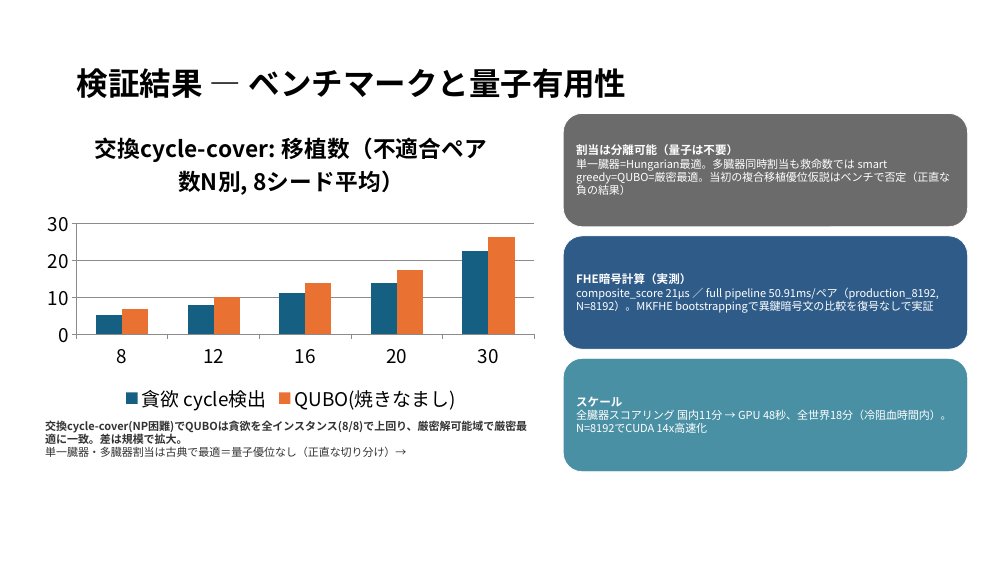
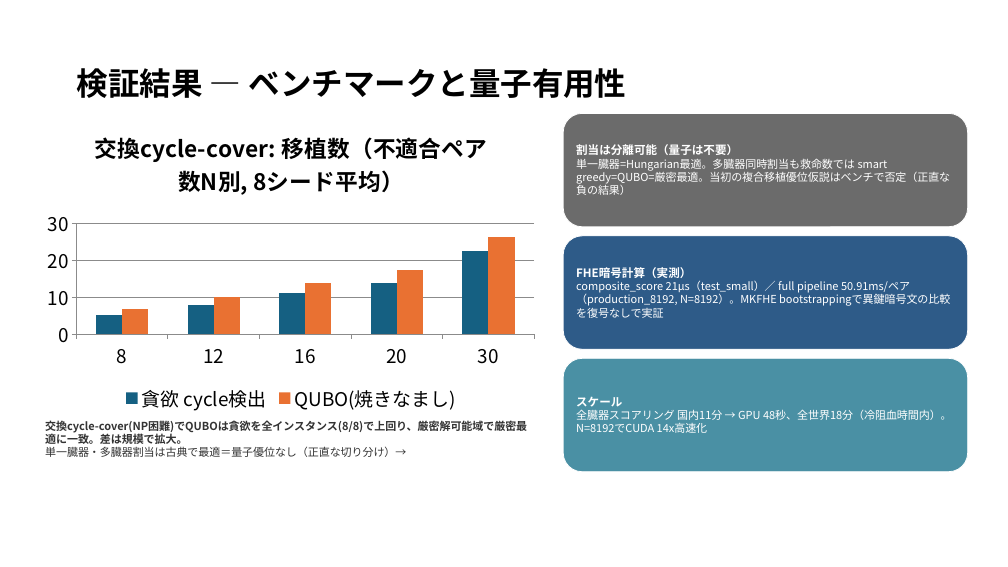
Before and after one commit to Ryujiyasu/niobi, a slide deck: slide 9 of docs/submission/summary_official.pptx. Drawn at 1008x567 pixels with LibreOffice and Linux fonts; fonts in the diff are those of the drawing. Boxes give left, top, right and bottom in pixels: in the first picture for what was removed or moved away, otherwise in the second. Text is boxed around its words. In the diff, an @@ line names an element or a change of style, - is before the commit and + after.

Commit message:
fix: レビュー指摘の節番号ズレ・数値整合・残存矛盾を修正
🔴 節番号(§4再構成の参照漏れ): cycle-coverベンチを指す参照を4.2→4.1に修正
   (§2.2表/§2.3/§5.2課題1/§6.1/§6.5)。割当=分離可能の参照は4.2のまま維持。
   §2.2問題2の「切り分け」は4章に。審査員を逆節(量子不要)へ誘導するリスクを解消。
🔴 §3.4の反証済み旧主張「多臓器joint最適化が複合移植患者の救命に不可欠(4.2節で実証)」を
   「割当は分離可能で量子不要(4.2)、量子有用性は交換cycle-cover(4.1)」に訂正。
🟡 §4.1表の差分列を表示値と一致(+1.5/+2.6/+3.8 → +1.6/+2.7/+3.7)。
🟡 「約25〜30%多い移植」(N=30は+16%で範囲外)→絶対差(+1.6〜+3.7移植)に。§4.1/§6.1。
🟡 §4.3 composite_score(test_small)を21µsに統一(操作別表21 vs パラメータ別表22の不整合)。
🟡 概要版 composite_score 21µsに(test_small)を明記(production_8192は727µs/full pipeline 50.91ms)。§5/§7。
🟢 参考文献に Ide et al.(AJT 2025)/Shiroiwa et al./Egawa et al. を追加(経済試算の根拠)。
🟢 比較表 TFHE-rs(Zama)のThreshold備考に「Zamaは閾値系を別途公表」の留保を追記。

```diff
--- a/docs/submission/summary_official.pptx
+++ b/docs/submission/summary_official.pptx
@@ text in rounded rectangle at [576, 280, 910, 306]: text changed @@
-composite_score 21µs ／ full pipeline 50.91ms/ペア（production_8192, N=8192）。MKFHE bootstrappingで異鍵暗号文の比較を復号なしで実証
+composite_score 21µs（test_small）／ full pipeline 50.91ms/ペア（production_8192, N=8192）。MKFHE bootstrappingで異鍵暗号文の比較を復号なしで実証
```
Also in this commit, not shown: 1 other slide changed, 5 other files.
